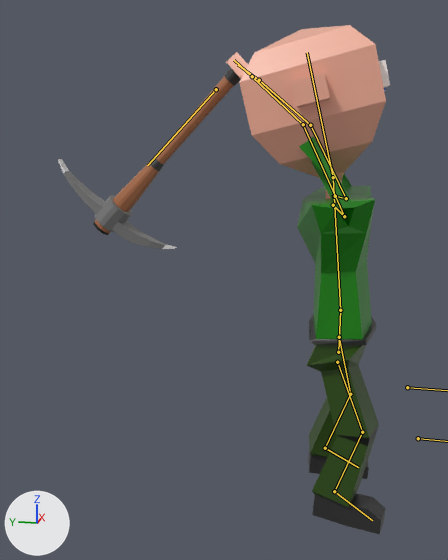
An edit to the Blender file blend/lumber_jack.blend, drawn before and after from the same camera.
The view is the same before and after, from a 50 mm camera at (-6.36, 0.02, 2.08) aimed at (0.0, 1.29, 0.49). Lighting does not change. The marker at lower left points along +X, +Y and +Z. Both versions are drawn at frame 2 of the action 'PickaxeSwinging'; the numbers are the values there. The bones that bend it are drawn over the model as lines.

The first picture shows 'Cube', 'Pickaxe'.
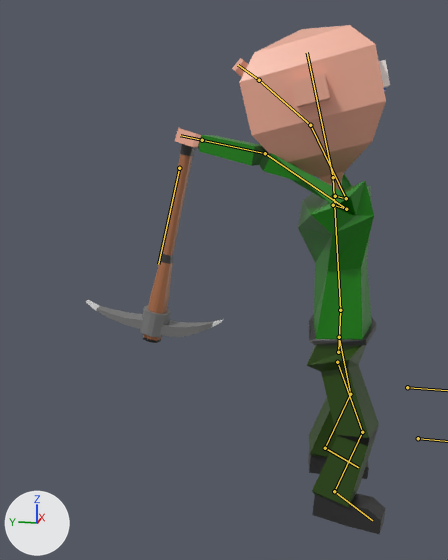
The change in detail:
Bone 'Shoulder.R' (bone_shoulder_r) turns from (17, -3, 0) to (23, 27, 1) degrees about its own x, y and z.

Changed parts and their boxes (x1, y1, x2, y2) in the pictures (448 x 560 px):
'Cube', posed (32% wider)
    before: (227, 25, 390, 535)
    after: (175, 25, 390, 535)
'Pickaxe', posed (24% narrower, 10% taller)
    before: (58, 67, 241, 249)
    after: (86, 143, 224, 343)
bone 'Shoulder.R', root to tip
    before: (333, 205) to (344, 216)
    after: (333, 205) to (346, 209)
